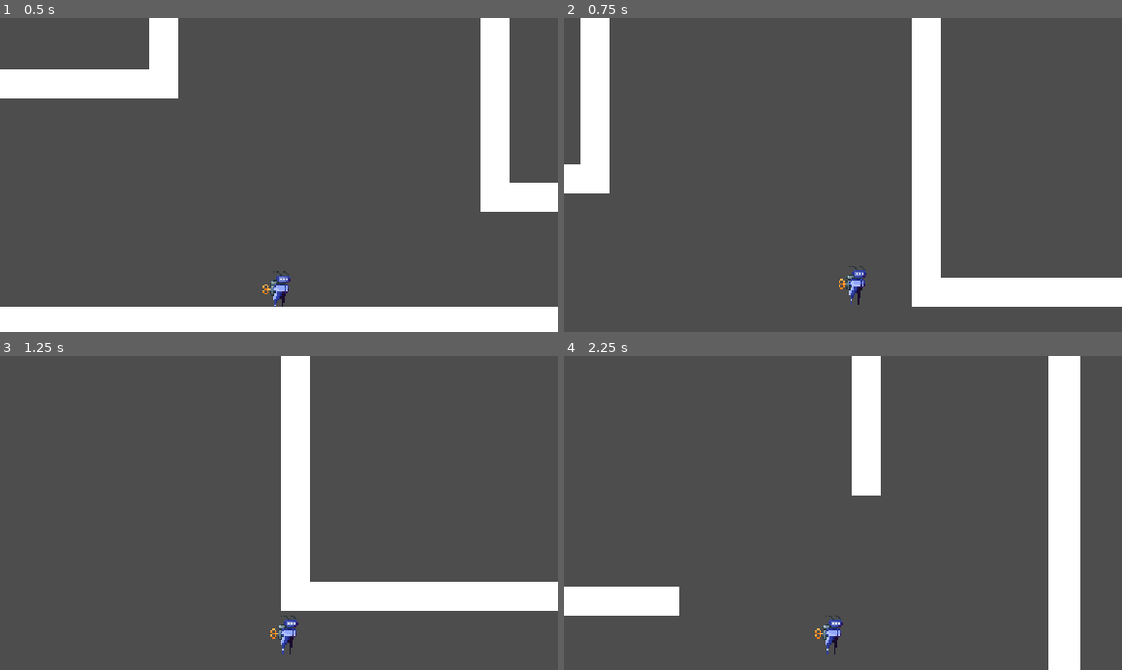
Above: before the commit, frames 1-4 (two rows, left to right).
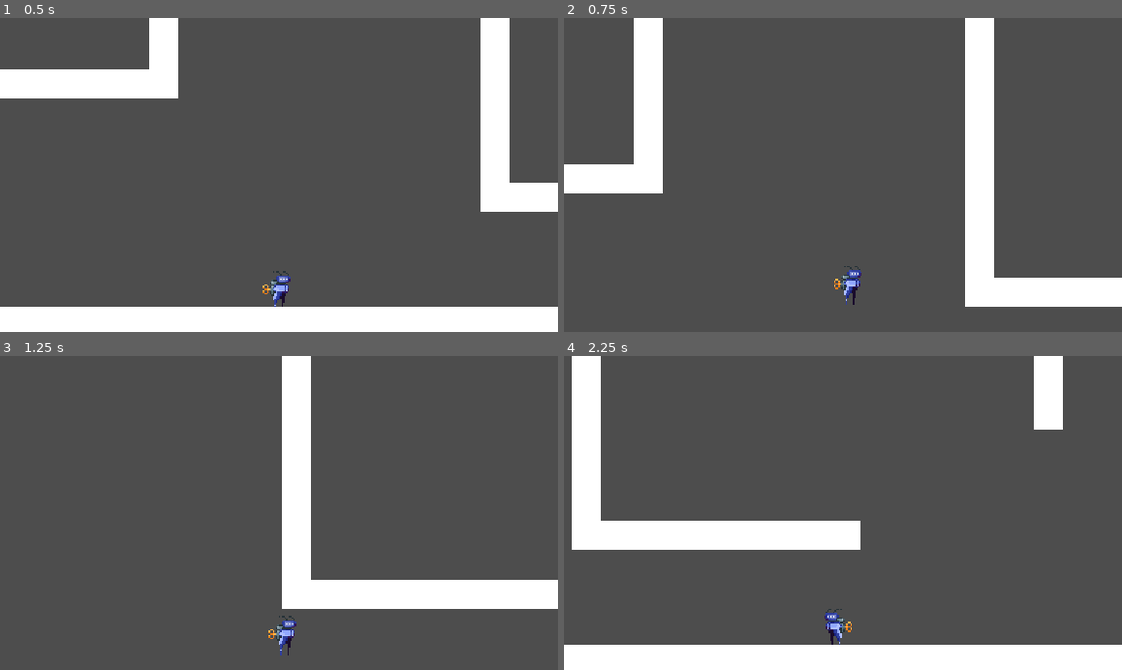
Above: after the commit, the same moments.

Repository: DevKinantan/BossRush_2024
Game: Godot game, scene res://scenes/levels/test_level.tscn
The game is run twice, just before and just after one commit, with the same random seed, the same clock (stepped at 60 frames per second) and the same inputs. The project has no main scene, so this scene is started directly.
Inputs:
- Up to frame 1 (0.5 s): no input
- Up to frame 2 (0.75 s): tap Enter (ui_accept) at 0.5 s; hold Right (ui_right) from 0.53 s (still down)
- Up to frame 3 (1.25 s): keep holding Right (ui_right); tap Enter (ui_accept) at 0.77 s
- Up to frame 4 (2.25 s): tap Enter (ui_accept) at 1.52 s; release Right (ui_right) at 2.03 s; hold Left (ui_left) from 2.03 s (still down)

Frame 1 is identical in both runs. In frame 2, 16% of the frame differs, in the area x 2-78%, y 0-92%; in frame 3, 1.1%; in frame 4, 25%, in the area x 0-100%, y 0-100%.

Commit message:
add double tap for change gravity and add flip sprite

Diff:
--- a/project.godot
+++ b/project.godot
@@ -19,6 +19,7 @@
 window/size/viewport_width=576
 window/size/viewport_height=324
 window/stretch/mode="canvas_items"
+window/vsync/vsync_mode=2
 
 [input]
 
--- a/scripts/Player.gd
+++ b/scripts/Player.gd
@@ -2,12 +2,17 @@
 
 signal gravity_direction_changed(gravity_direction)
 
-
-const SPEED = 500.0
+const DOUBLETAP_DELAY = .25
+const SPEED = 300.0
 const JUMP_VELOCITY = -400.0
 
+@onready var character_sprite = $Sprite2D
+
+@export var gravity_direction = Vector2(0, 1)
 var gravity = ProjectSettings.get_setting("physics/2d/default_gravity")
-@export var gravity_direction = Vector2(0, 1)
+
+var doubletap_time = DOUBLETAP_DELAY
+var last_keycode = 0
 
 
 enum PlayerState {
@@ -29,8 +34,25 @@
 	return current_gravity_angle
 
 
+func rotate_character(angle_degree:float):
+	var tween = create_tween()
+	tween.tween_property(self, "rotation_degrees", angle_degree, 0.2)
+	#rotation_degrees = angle_degree
+
+
+func flip_character():
+	if gravity_direction.y:
+		character_sprite.flip_h = (gravity_direction.y * velocity.x) < 0
+	elif gravity_direction.x:
+		character_sprite.flip_h = (gravity_direction.x * velocity.y) > 0
+
+
 func _jump_state():
 	pass
+
+
+func _process(delta):
+	doubletap_time -= delta
 
 
 func _physics_process(delta):
@@ -49,6 +71,7 @@
 		var direction = Input.get_axis("ui_left", "ui_right")
 		if direction:
 			velocity.x = direction * SPEED
+			flip_character()
 		else:
 			velocity.x = move_toward(velocity.x, 0, SPEED)
 
@@ -56,6 +79,7 @@
 		var direction = Input.get_axis("ui_up", "ui_down")
 		if direction:
 			velocity.y = direction * SPEED
+			flip_character()
 		else:
 			velocity.y = move_toward(velocity.y, 0, SPEED)
 
@@ -68,3 +92,26 @@
 
 	elif event.is_action_pressed("ui_rotate_gravity_-90"):
 		rotation_degrees = rad_to_deg(rotate_gravity(90)) - 90
+
+	if event is InputEventKey and event.is_pressed() and not event.is_echo():
+		if last_keycode == event.keycode and doubletap_time >= 0:
+			#print("DOUBLETAP: ", String.chr(event.keycode))
+			var target_gravity_degree = 0
+			if String.chr(event.keycode) == "W":
+				target_gravity_degree = rad_to_deg(gravity_direction.angle_to(Vector2.UP))
+			elif String.chr(event.keycode) == "A":
+				target_gravity_degree = rad_to_deg(gravity_direction.angle_to(Vector2.LEFT))
+			elif String.chr(event.keycode) == "S":
+				target_gravity_degree = rad_to_deg(gravity_direction.angle_to(Vector2.DOWN))
+			elif String.chr(event.keycode) == "D":
+				target_gravity_degree = rad_to_deg(gravity_direction.angle_to(Vector2.RIGHT))
+
+			target_gravity_degree = round(target_gravity_degree)
+			if target_gravity_degree:
+				rotate_character(rad_to_deg(rotate_gravity(target_gravity_degree)) - 90)
+
+			last_keycode = 0
+
+		else:
+			last_keycode = event.keycode
+		doubletap_time = DOUBLETAP_DELAY
